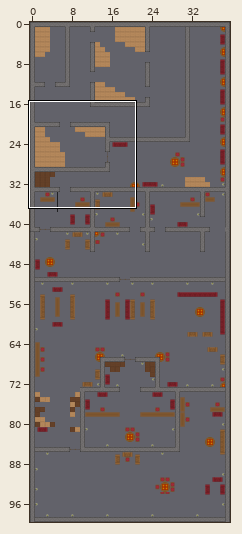
An edit to a level. Tiled map, GLX-Engine/GameProject/Resources/Maps/level.tmx. The picture above shows the old version from afar; the outline marks the close-up.
Close-up. Earlier state:
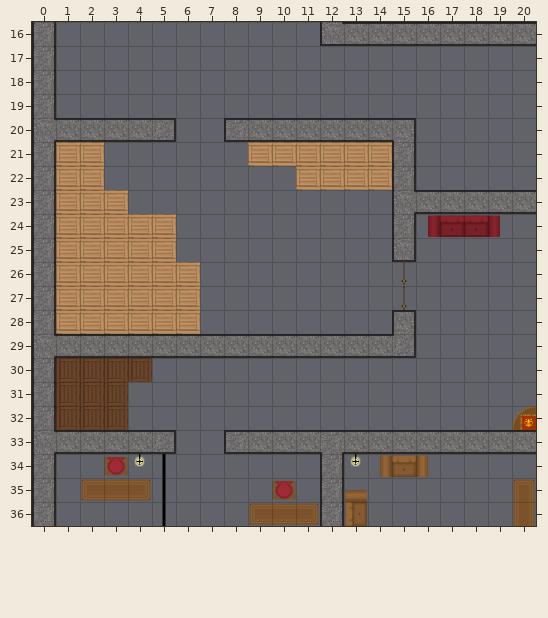
Cells are 64x64 px. Shown: x 0..20, y 16..36. The commit also changed other parts of the map, which this record leaves out.
New version:
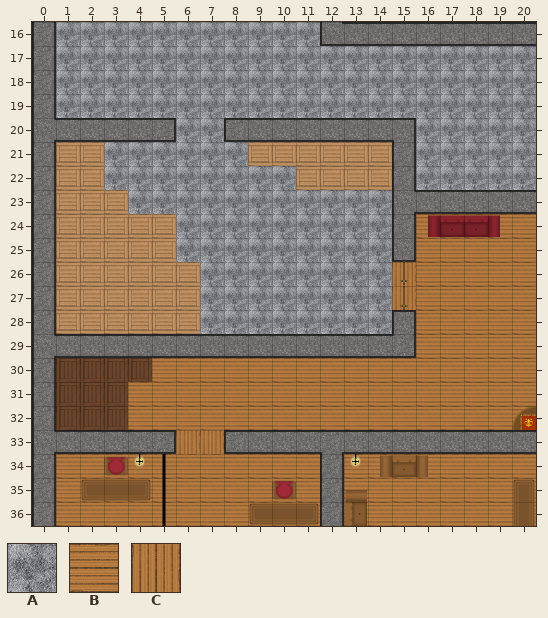
Key: from "TileSheet2": A 1, B 4, C 5.
_ is an empty cell.
Tiles of an added or newly shown layer are drawn over the layers below it.
Diff:
Layer "tile" (now shown):
The author put tile A in row 16 at x 1 to 11; in rows 17 to 19 at x 1 to 20; in row 20 at x 6 to 7 and 16 to 20; in row 21 at x 3 to 8 and 16 to 20; in row 22 at x 3 to 10 and 16 to 20; in row 23 at x 4 to 14.
The author put tile A in rows 24 to 25 at x 6 to 14; in rows 26 to 28 at x 7 to 14.
The author put tile B in rows 24 to 29 at x 16 to 20; in row 30 at x 5 to 20; in rows 31 to 32 at x 4 to 20; in rows 34 to 36 at x 1 to 11 and 13 to 20.
The author put tile C in rows 26 to 27 at x 15.
Layer "Colission":
The author put tile C in row 33 at x 6 to 7.
Where, in picture pixels (left, top, right, bottom), the same in both close-ups:
added: (56, 22, 536, 526)
